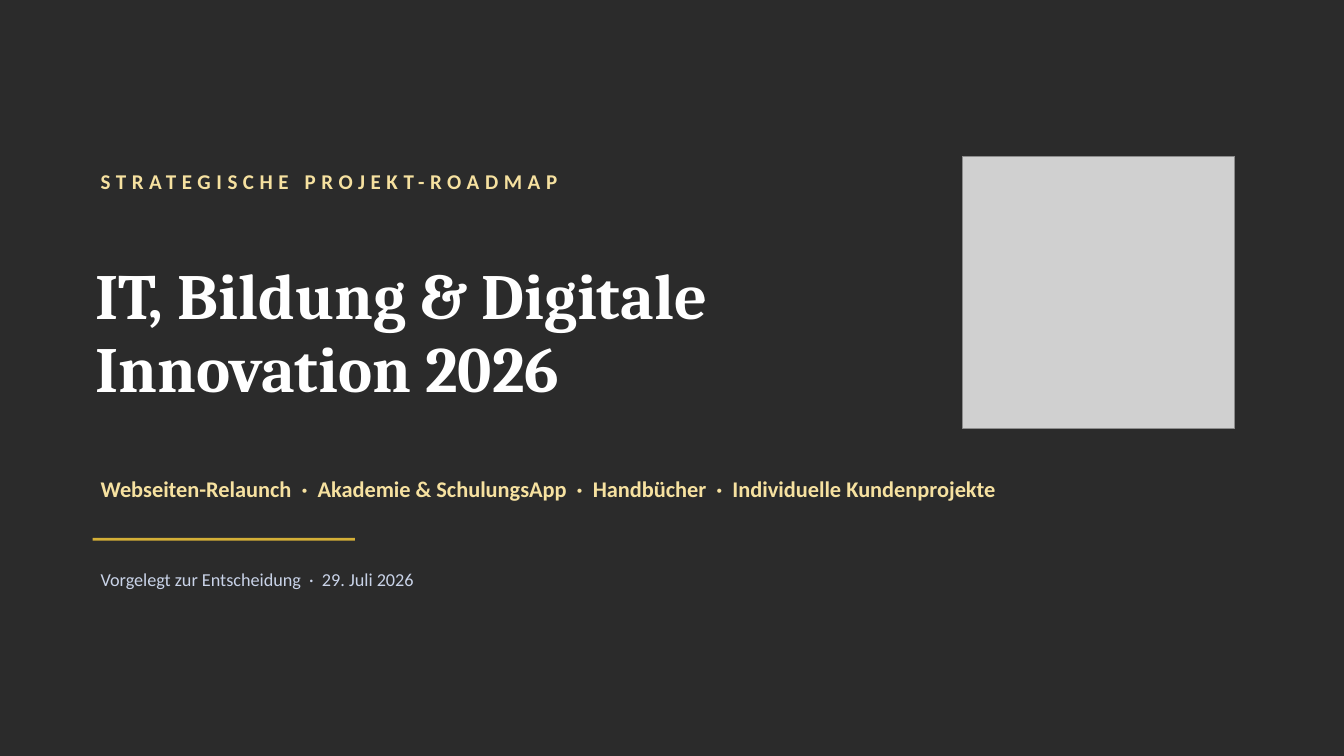
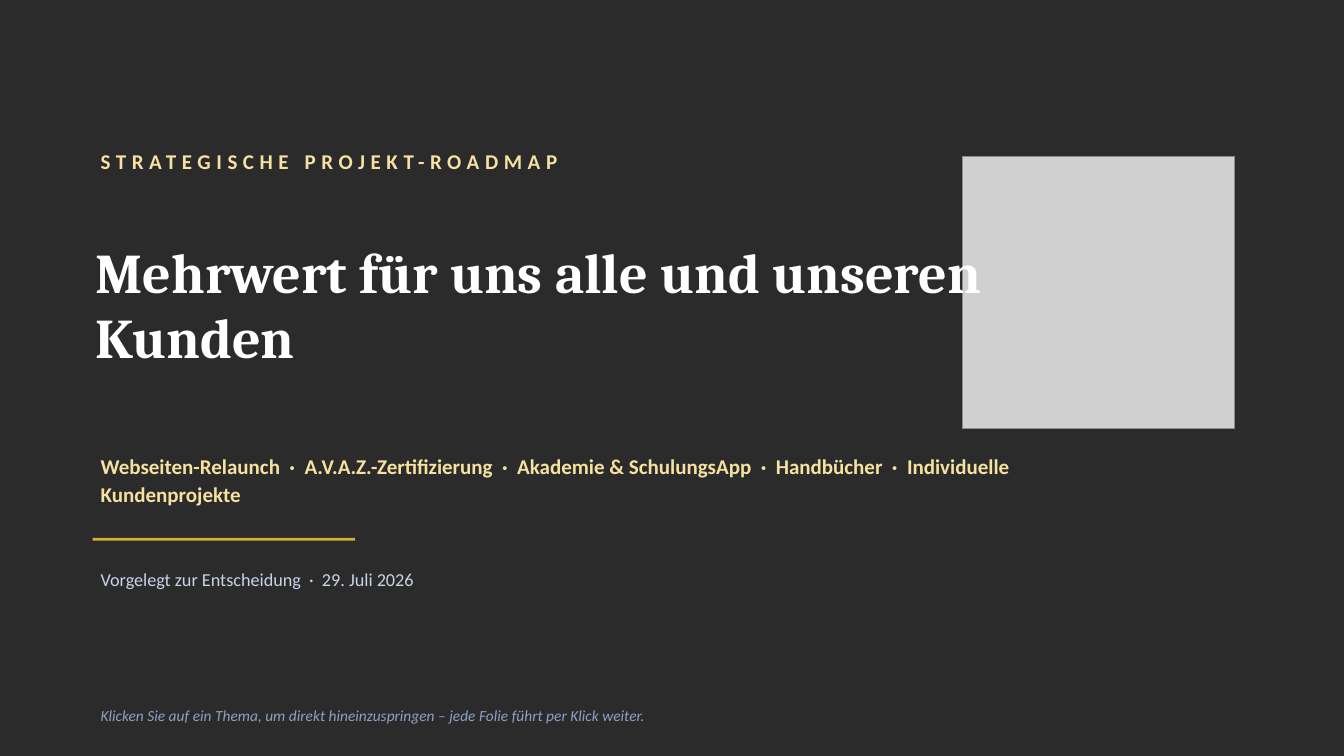
Before and after one commit to ThanosXXL/Thanos, a slide deck: slide 1 of praesentationen/Praesentation_Roadmap_2026.pptx. Drawn at 1344x756 pixels with LibreOffice and Linux fonts; fonts in the diff are those of the drawing; grey boxes stand for pictures; background and template pictures are left out; a plain dark background stands for a picture behind light text. Boxes give left, top, right and bottom in pixels: in the first picture for what was removed or moved away, otherwise in the second. Text is boxed around its words. In the diff, an @@ line names an element or a change of style, - is before the commit and + after.

```diff
--- a/praesentationen/Praesentation_Roadmap_2026.pptx
+++ b/praesentationen/Praesentation_Roadmap_2026.pptx
@@ text "STRATEGISCHE PROJEKT-ROADMAP": place and size @@
-text "STRATEGISCHE PROJEKT-ROADMAP" at [91,156,918,207]
+text "STRATEGISCHE PROJEKT-ROADMAP" at [91,136,918,187]
@@ text at [96,242,980,359]: text changed; size 46 to 40 pt @@
-IT, Bildung & Digitale
-Innovation 2026
+Mehrwert für uns alle und unseren Kunden
@@ text at [101,459,1009,506]: text changed; size 16 to 15 pt @@
-Webseiten-Relaunch · Akademie & SchulungsApp · Handbücher · Individuelle Kundenprojekte
+Webseiten-Relaunch · A.V.A.Z.-Zertifizierung · Akademie & SchulungsApp · Handbücher · Individuelle Kundenprojekte
@@ text added at [101,710,644,724], 11 pt, text #8FA0C4, italic @@
+Klicken Sie auf ein Thema, um direkt hineinzuspringen – jede Folie führt per Klick weiter.
```
Also in this commit, not shown: 6 other slides changed, 1 slide added, 1 other file.
